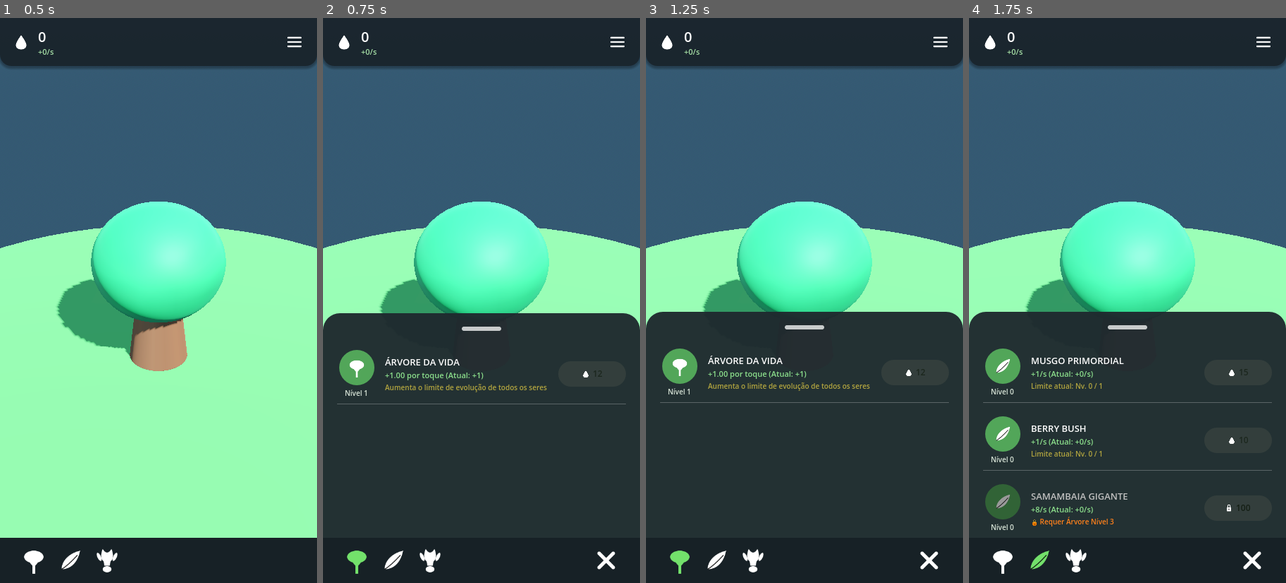
Above: before the commit, frames 1-4 (left to right).
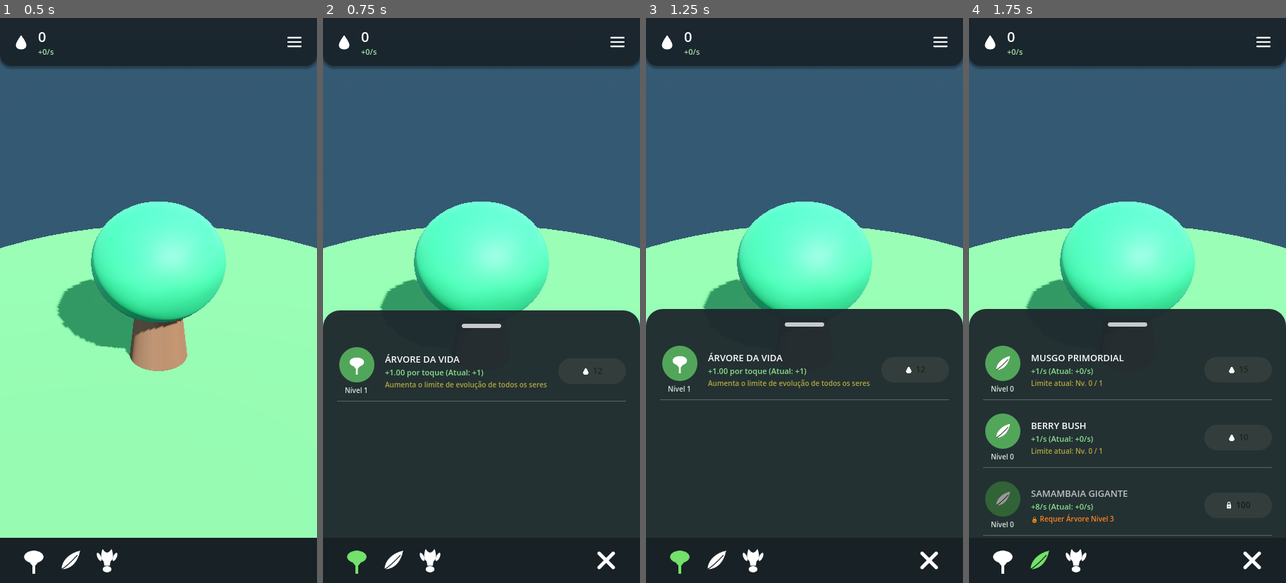
Above: after the commit, the same moments.

Repository: W0odz/Idle_Game
Game: Godot game, scene res://Scenes/Main.tscn
Same seed, same stepped clock (60 frames per second), same inputs: the game is played once before the commit and once after it.
Inputs (mouse positions are in pixels of both pictures, inside the frame that each line leads up to):
- Up to frame 1 (0.5 s): no input
- Up to frame 2 (0.75 s): click (357, 560) at 0.5 s
- Up to frame 3 (1.25 s): no input
- Up to frame 4 (1.75 s): click (1038, 560) at 1.25 s

Frame 1 is identical in both runs. In frame 2, 1.9% of the frame differs, in the area x 0-100%, y 51-69%; in frame 3, 1.9%; in frame 4, 3.6%, in the area x 0-100%, y 51-92%.

Commit message:
Mais ajustes de HUD para a build APK

Diff:
--- a/idle-game/Scenes/UI/HUD.tscn
+++ b/idle-game/Scenes/UI/HUD.tscn
@@ -106,11 +106,12 @@
 [node name="BottomSheet" type="PanelContainer" parent="RootControl"]
 unique_name_in_owner = true
 layout_mode = 1
-anchors_preset = 15
-anchor_right = 1.0
-anchor_bottom = 1.0
-offset_top = 420.0
-offset_bottom = 200.0
+anchors_preset = 12
+anchor_top = 1.0
+anchor_right = 1.0
+anchor_bottom = 1.0
+offset_top = 20.0
+offset_bottom = 1200.0
 grow_horizontal = 2
 grow_vertical = 2
 theme_override_styles/panel = SubResource("StyleBoxFlat_sheet")
@@ -152,7 +153,7 @@
 theme_override_constants/margin_left = 20
 theme_override_constants/margin_top = 4
 theme_override_constants/margin_right = 20
-theme_override_constants/margin_bottom = 180
+theme_override_constants/margin_bottom = 120
 
 [node name="ItemsContainer" type="VBoxContainer" parent="RootControl/BottomSheet/VBox/ScrollContainer/Margin"]
 unique_name_in_owner = true
--- a/idle-game/Scenes/UI/hud.gd
+++ b/idle-game/Scenes/UI/hud.gd
@@ -22,22 +22,23 @@
 var active_rows: Dictionary = {}
 var recent_tap_times: Array[float] = []
 
-# Vertical Y coordinates of bottom_sheet.position.y:
-# In an 800px high viewport:
-# 1. POS_CLOSED = 800.0 (completely offscreen below the bottom bar)
-# 2. POS_MID = 420.0 (open halfway, diorama visible above)
-# 3. POS_FULL = 76.0 (full screen, just beneath the top bar)
-const POS_CLOSED: float = 800.0
-const POS_MID: float = 420.0
-const POS_FULL: float = 76.0
-
 var is_dragging_sheet: bool = false
 var drag_start_mouse_y: float = 0.0
-var drag_start_sheet_y: float = 0.0
+var drag_start_offset_top: float = 0.0
 var active_tween: Tween = null
 
 const COLOR_ACTIVE: Color = Color(0.45, 0.88, 0.42, 1.0)
 const COLOR_INACTIVE: Color = Color(1.0, 1.0, 1.0, 1.0)
+
+# Offset helpers (OffsetTop relative to bottom edge)
+func get_closed_offset() -> float:
+	return 20.0 # Pushes below the viewport completely
+
+func get_mid_offset() -> float:
+	return -size.y * 0.48 # Exactly ~48% of screen height regardless of device ratio
+
+func get_full_offset() -> float:
+	return -size.y + 76.0 # Extends up to just beneath top bar
 
 func _ready() -> void:
 	CurrencyManager.vitality_changed.connect(_on_vitality_changed)
@@ -53,7 +54,9 @@
 
 	update_vitality_display()
 	update_tab_icons_color()
-	bottom_sheet.position.y = POS_CLOSED
+
+	# Initial state: closed
+	bottom_sheet.offset_top = get_closed_offset()
 	bottom_sheet.visible = false
 
 func _process(delta: float) -> void:
@@ -82,26 +85,24 @@
 
 func on_tab_button_pressed(tab: Tab) -> void:
 	if current_tab == tab and bottom_sheet.visible:
-		# Clicking the already selected tab toggles it closed
 		close_sheet()
 		return
 
-	# Switching to a different tab keeps the sheet open at its current height!
 	current_tab = tab
 	bottom_sheet.visible = true
 	close_sheet_btn.visible = true
 	update_tab_icons_color()
 	build_items()
 
-	# Only animate if opening from closed state
-	if bottom_sheet.position.y > POS_MID + 30.0:
-		snap_sheet_to(POS_MID, true)
+	# If currently closed or lower than mid, animate up to mid
+	if bottom_sheet.offset_top > get_mid_offset() + 30.0:
+		snap_sheet_to(get_mid_offset(), true)
 
 func close_sheet() -> void:
 	current_tab = Tab.NONE
 	update_tab_icons_color()
 	close_sheet_btn.visible = false
-	snap_sheet_to(POS_CLOSED, true, func():
+	snap_sheet_to(get_closed_offset(), true, func():
 		bottom_sheet.visible = false
 	)
 
@@ -115,7 +116,7 @@
 		if event.pressed:
 			is_dragging_sheet = true
 			drag_start_mouse_y = event.global_position.y
-			drag_start_sheet_y = bottom_sheet.position.y
+			drag_start_offset_top = bottom_sheet.offset_top
 			if active_tween and active_tween.is_valid():
 				active_tween.kill()
 		else:
@@ -125,39 +126,42 @@
 
 	elif event is InputEventMouseMotion and is_dragging_sheet:
 		var delta_y: float = event.global_position.y - drag_start_mouse_y
-		var new_y: float = drag_start_sheet_y + delta_y
-		bottom_sheet.position.y = clampf(new_y, POS_FULL, POS_CLOSED)
+		var new_offset: float = drag_start_offset_top + delta_y
+		bottom_sheet.offset_top = clampf(new_offset, get_full_offset(), get_closed_offset())
 
 	elif event is InputEventScreenDrag and is_dragging_sheet:
 		var delta_y: float = event.relative.y
-		var new_y: float = bottom_sheet.position.y + delta_y
-		bottom_sheet.position.y = clampf(new_y, POS_FULL, POS_CLOSED)
+		var new_offset: float = bottom_sheet.offset_top + delta_y
+		bottom_sheet.offset_top = clampf(new_offset, get_full_offset(), get_closed_offset())
 
 func finalize_drag_snap() -> void:
-	var current_y: float = bottom_sheet.position.y
-
-	var close_threshold: float = (POS_MID + POS_CLOSED) / 2.0
-	var expand_threshold: float = (POS_MID + POS_FULL) / 2.0
-
-	if current_y > close_threshold:
+	var current_top: float = bottom_sheet.offset_top
+	var mid := get_mid_offset()
+	var full := get_full_offset()
+	var closed := get_closed_offset()
+
+	var close_threshold := (mid + closed) / 2.0
+	var expand_threshold := (mid + full) / 2.0
+
+	if current_top > close_threshold:
 		close_sheet()
-	elif current_y < expand_threshold:
-		snap_sheet_to(POS_FULL, true)
+	elif current_top < expand_threshold:
+		snap_sheet_to(full, true)
 	else:
-		snap_sheet_to(POS_MID, true)
-
-func snap_sheet_to(target_y: float, animate: bool = true, on_complete: Callable = Callable()) -> void:
+		snap_sheet_to(mid, true)
+
+func snap_sheet_to(target_offset: float, animate: bool = true, on_complete: Callable = Callable()) -> void:
 	if active_tween and active_tween.is_valid():
 		active_tween.kill()
 
 	if not animate:
-		bottom_sheet.position.y = target_y
+		bottom_sheet.offset_top = target_offset
 		if on_complete.is_valid():
 			on_complete.call()
 		return
 
 	active_tween = create_tween()
-	active_tween.tween_property(bottom_sheet, "position:y", target_y, 0.22).set_trans(Tween.TRANS_CUBIC).set_ease(Tween.EASE_OUT)
+	active_tween.tween_property(bottom_sheet, "offset_top", target_offset, 0.22).set_trans(Tween.TRANS_CUBIC).set_ease(Tween.EASE_OUT)
 	if on_complete.is_valid():
 		active_tween.tween_callback(on_complete)
 
